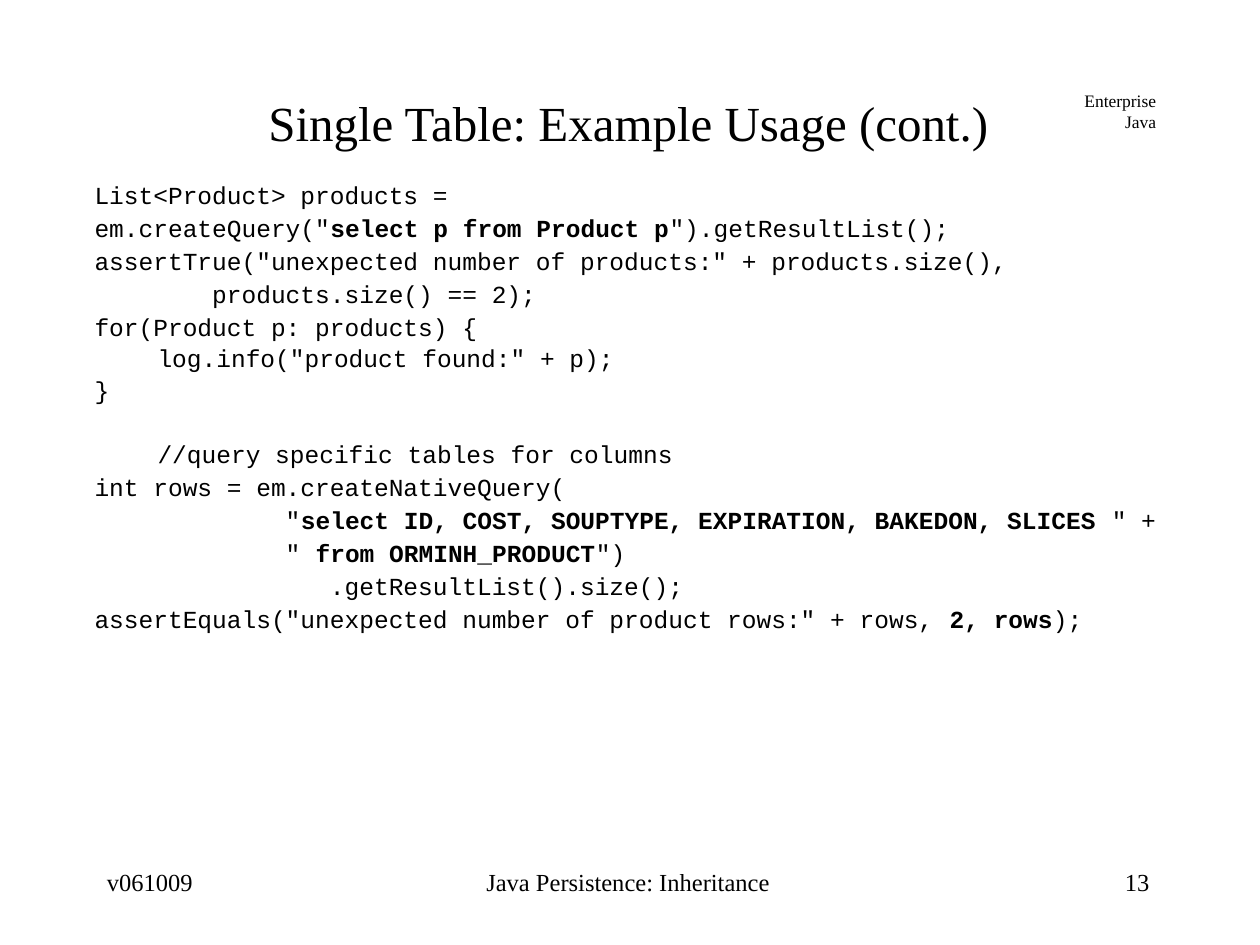
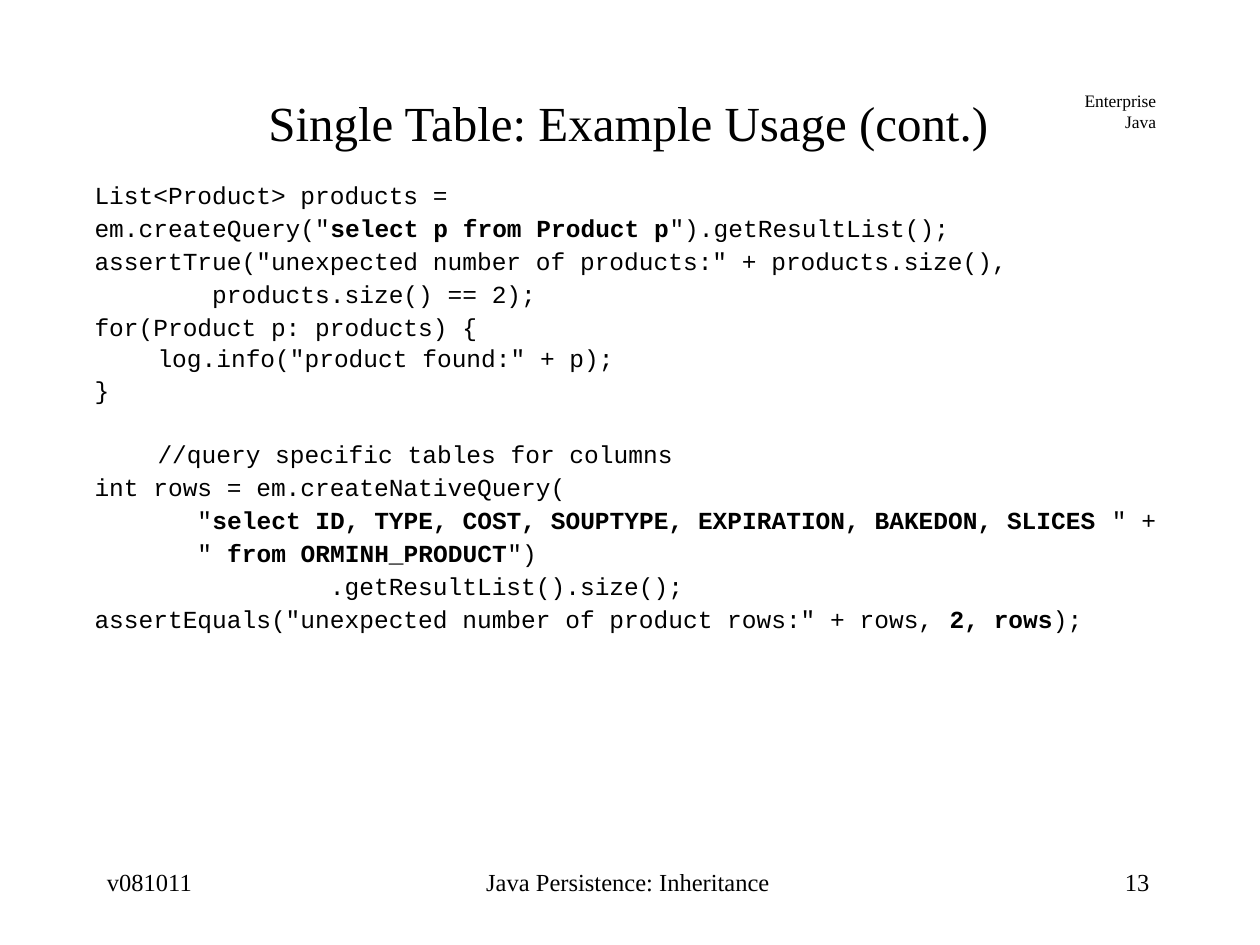
Before and after one commit to jcstaff/ejava-javaee, a slide deck: slide 13 of ormInheritance/src/site/resources/lectures/ormInheritance.ppt. Drawn at 1260x945 pixels with LibreOffice and Linux fonts; fonts in the diff are those of the drawing. Boxes give left, top, right and bottom in pixels: in the first picture for what was removed or moved away, otherwise in the second. Text is boxed around its words. In the diff, an @@ line names an element or a change of style, - is before the commit and + after.

```diff
--- a/ormInheritance/src/site/resources/lectures/ormInheritance.ppt
+++ b/ormInheritance/src/site/resources/lectures/ormInheritance.ppt
@@ text at <box>197,511,1095,534</box>: text changed @@
-"select ID, COST, SOUPTYPE, EXPIRATION, BAKEDON, SLICES " +
+"select ID, TYPE, COST, SOUPTYPE, EXPIRATION, BAKEDON, SLICES " +
@@ text at <box>107,874,192,892</box>: text changed @@
-v061009
+v081011
```
Also in this commit, not shown: 41 other slides changed, 3 slides added, 2 slides removed, 23 other files.
